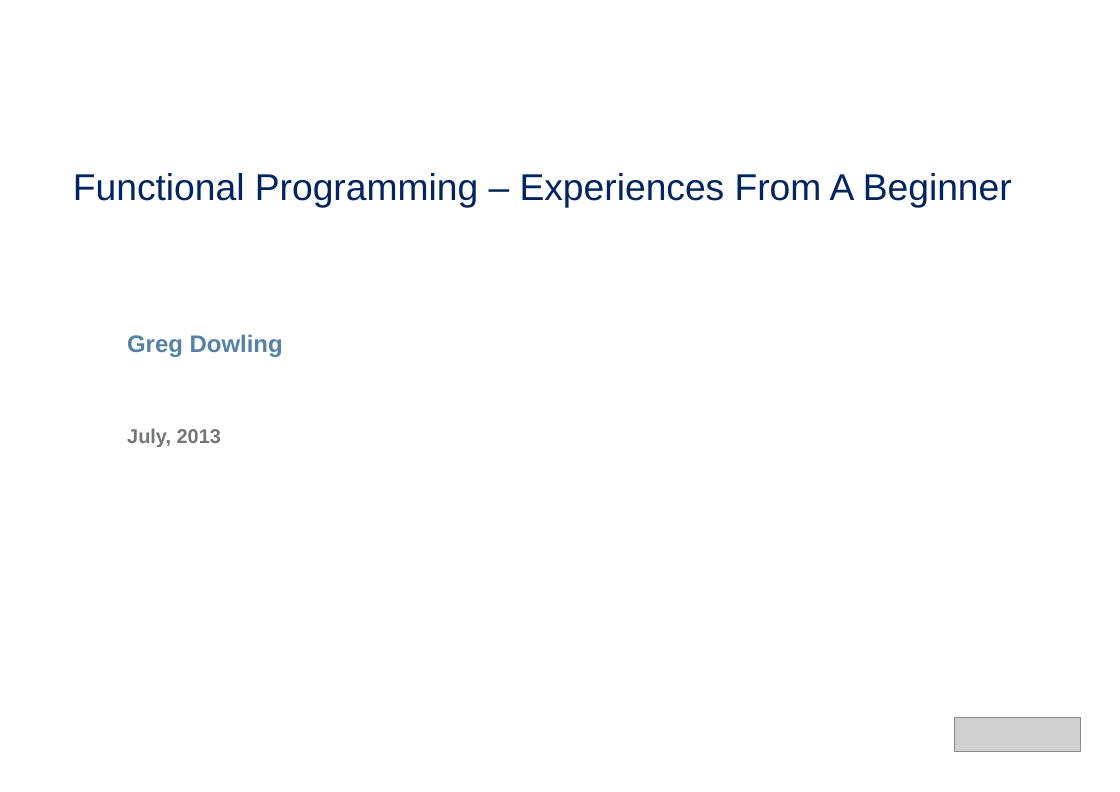
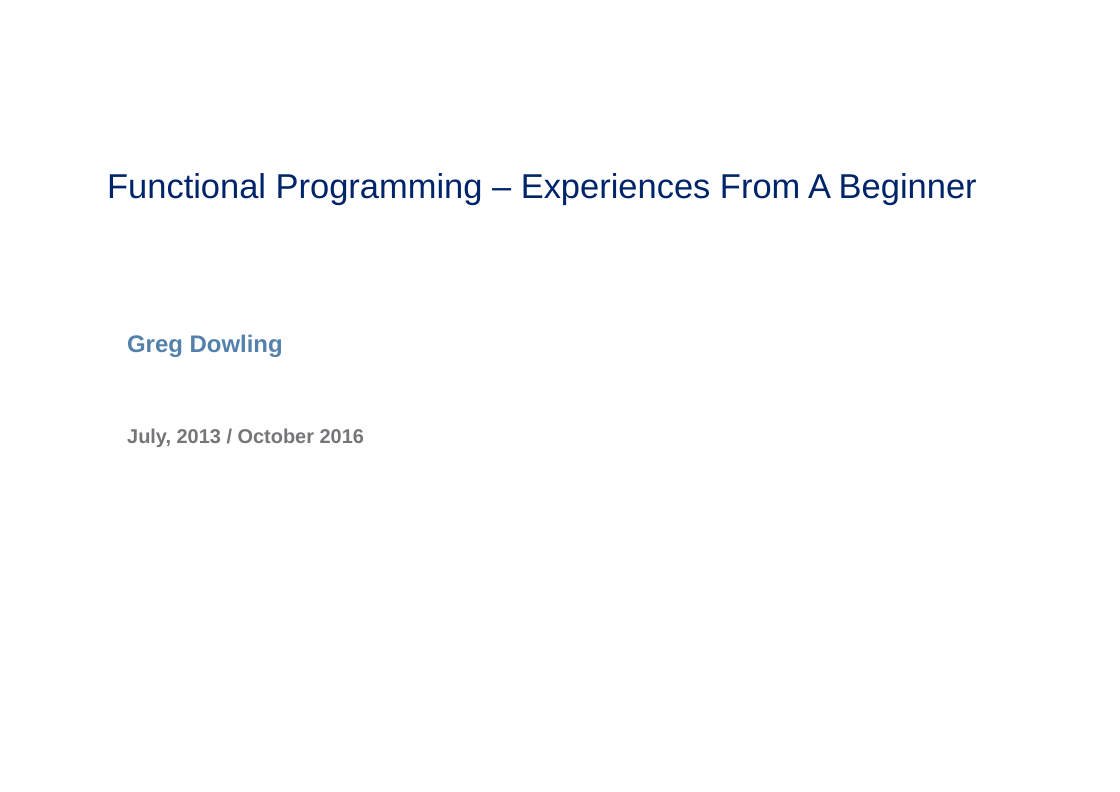
Before and after one commit to pavoni/fptalk, a slide deck: slide 1 of Functional Programming - a beginners experience - v0 52.ppt. Drawn at 1120x792 pixels with LibreOffice and Linux fonts; fonts in the diff are those of the drawing; grey boxes stand for pictures; background and template pictures are left out. Boxes give left, top, right and bottom in pixels: in the first picture for what was removed or moved away, otherwise in the second. Text is boxed around its words. In the diff, an @@ line names an element or a change of style, - is before the commit and + after.

```diff
--- a/Functional Programming - a beginners experience - v0 52.ppt
+++ b/Functional Programming - a beginners experience - v0 52.ppt
@@ text "Functional Programming – Experiences From ..." at (107, 173, 977, 204): size 28 to 25.9 pt @@
@@ text at (127, 428, 364, 447): text changed @@
-July, 2013
+July, 2013 / October 2016
@@ picture removed at (954, 718, 1081, 751) @@
```
Also in this commit, not shown: 18 other slides changed, 1 slide added, 1 slide removed, 1 other file.
